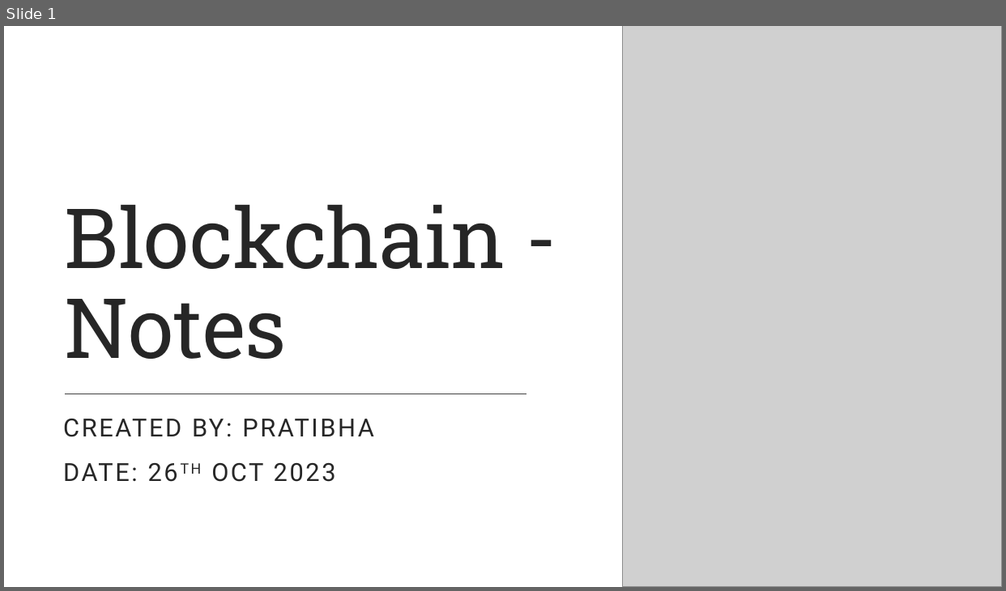
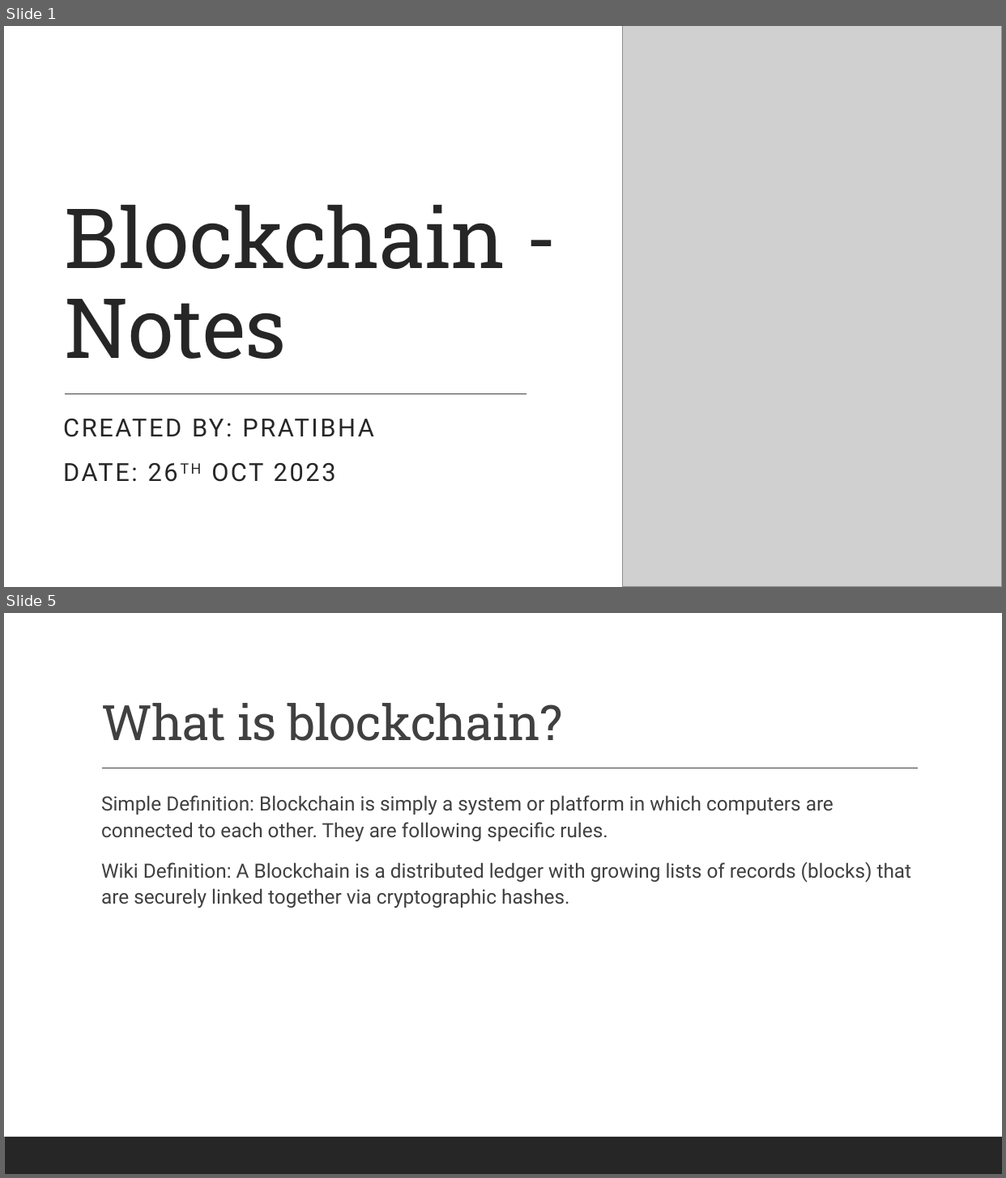
Before and after one commit to PratibhaRepos1/Blockchain, a slide deck: Blockchain-notes.pptx. Shown one above the other, each under a label of ours: slide 1 before the commit, slides 1 and 5 after it; the slides between them are not shown. The pictures are 1006x591 and 1006x1178 pixels, drawn with LibreOffice and Linux fonts; fonts in the diff are those of the drawing; grey boxes stand for pictures. Boxes give left, top, right and bottom in pixels: in the first picture for what was removed or moved away, otherwise in the second. Text is boxed around its words. In the diff, an @@ line names an element or a change of style, - is before the commit and + after.

```diff
--- a/Blockchain-notes.pptx
+++ b/Blockchain-notes.pptx
@@ slide 5 added at (4,613,1002,1174), background #FFFFFF; not listed: 1 template element that a slide beside it also shows @@
@@ title added at (101,703,563,741), 47 pt, text #404040 @@
+What is blockchain?
@@ line added from (102, 769) to (918, 769), #404040 1 pt @@
@@ text added at (101,795,912,908), 19 pt, text #404040 @@
+  Simple Definition: Blockchain is simply a system or platform in which computers are connected to each other. They are following specific rules.
+  Wiki Definition: A Blockchain is a distributed ledger with growing lists of records (blocks) that are securely linked together via cryptographic hashes.
```
Also in this commit, not shown: 1 slide changed, 6 other slides added, 1 slide removed, 6 other files.
